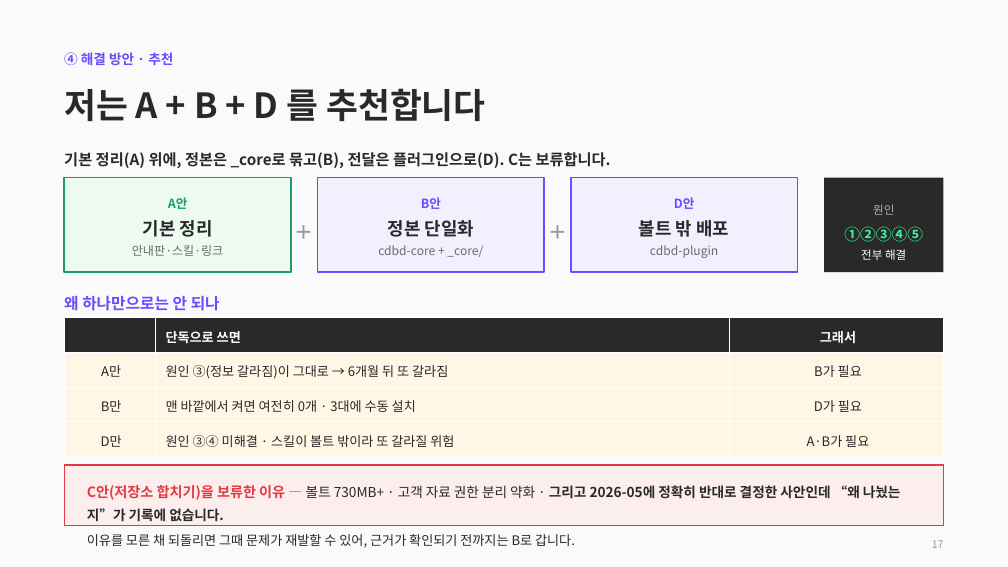
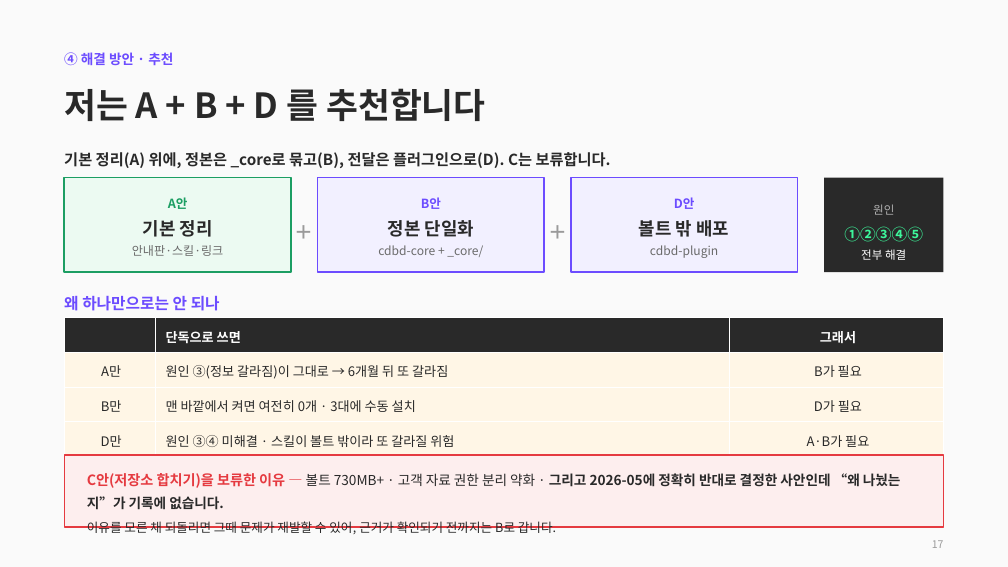
Before and after one commit to CdBd-in/design, a slide deck: slide 17 of CdBd 문서 체계 진단 및 개편 제안.pptx. Drawn at 1008x567 pixels with LibreOffice and Linux fonts; fonts in the diff are those of the drawing. Boxes give left, top, right and bottom in pixels: in the first picture for what was removed or moved away, otherwise in the second. Text is boxed around its words. In the diff, an @@ line names an element or a change of style, - is before the commit and + after.

Commit message:
vault backup: 2026-08-09 22:06:21

```diff
--- a/CdBd 문서 체계 진단 및 개편 제안.pptx
+++ b/CdBd 문서 체계 진단 및 개편 제안.pptx
@@ rectangle resized from (x1=64, y1=465, x2=944, y2=526) to (x1=64, y1=455, x2=944, y2=527) @@
@@ text "C안(저장소 합치기)을 보류한 이유 — ..." moved from (x1=87, y1=485, x2=901, y2=548) to (x1=87, y1=473, x2=901, y2=534) @@
@@ text at (x1=87, y1=521, x2=556, y2=534): size 12.5 to 12 pt in "이유를 모른 채 되돌리면 그때 문제가 재발할 ..."; less space between paragraphs @@
```
